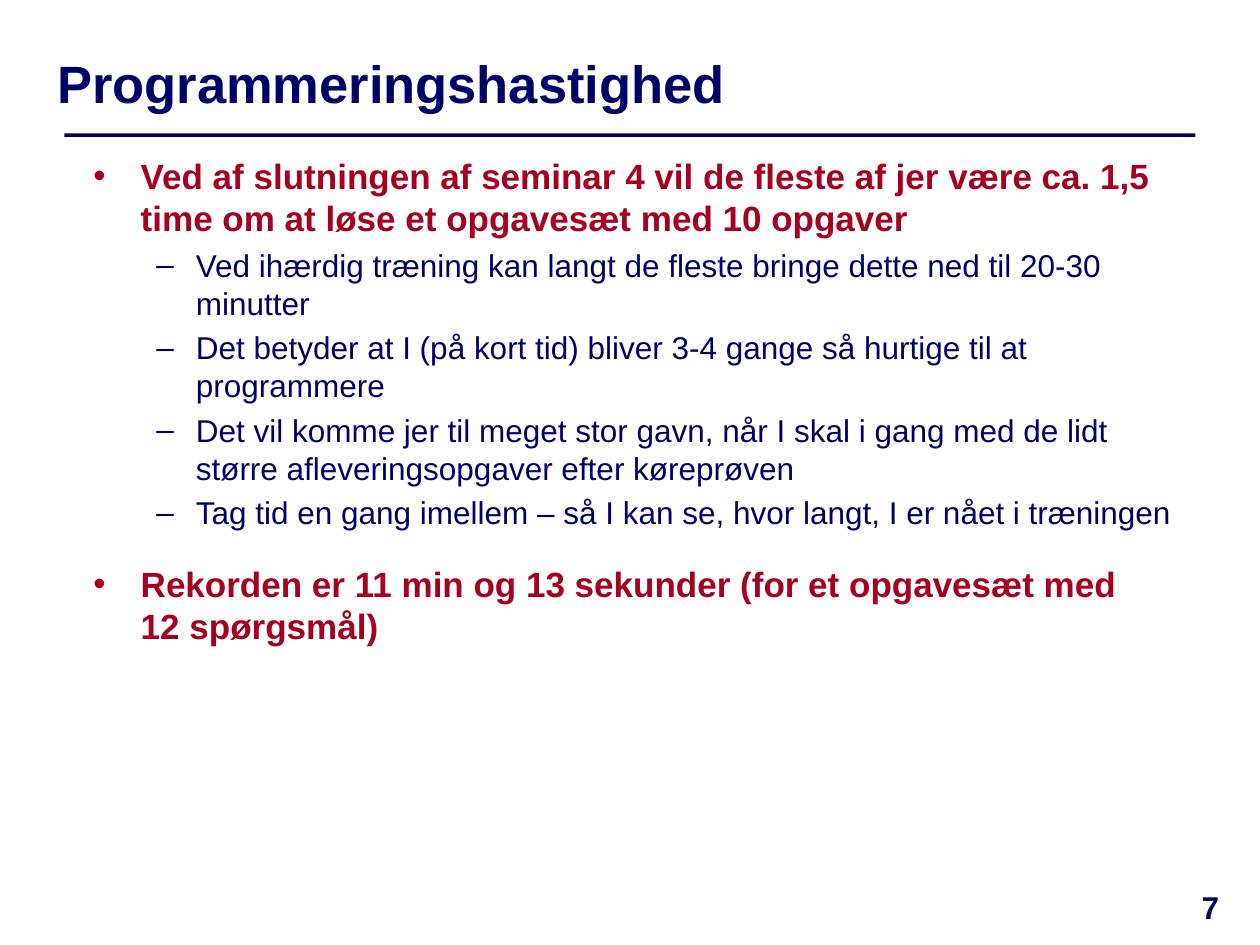
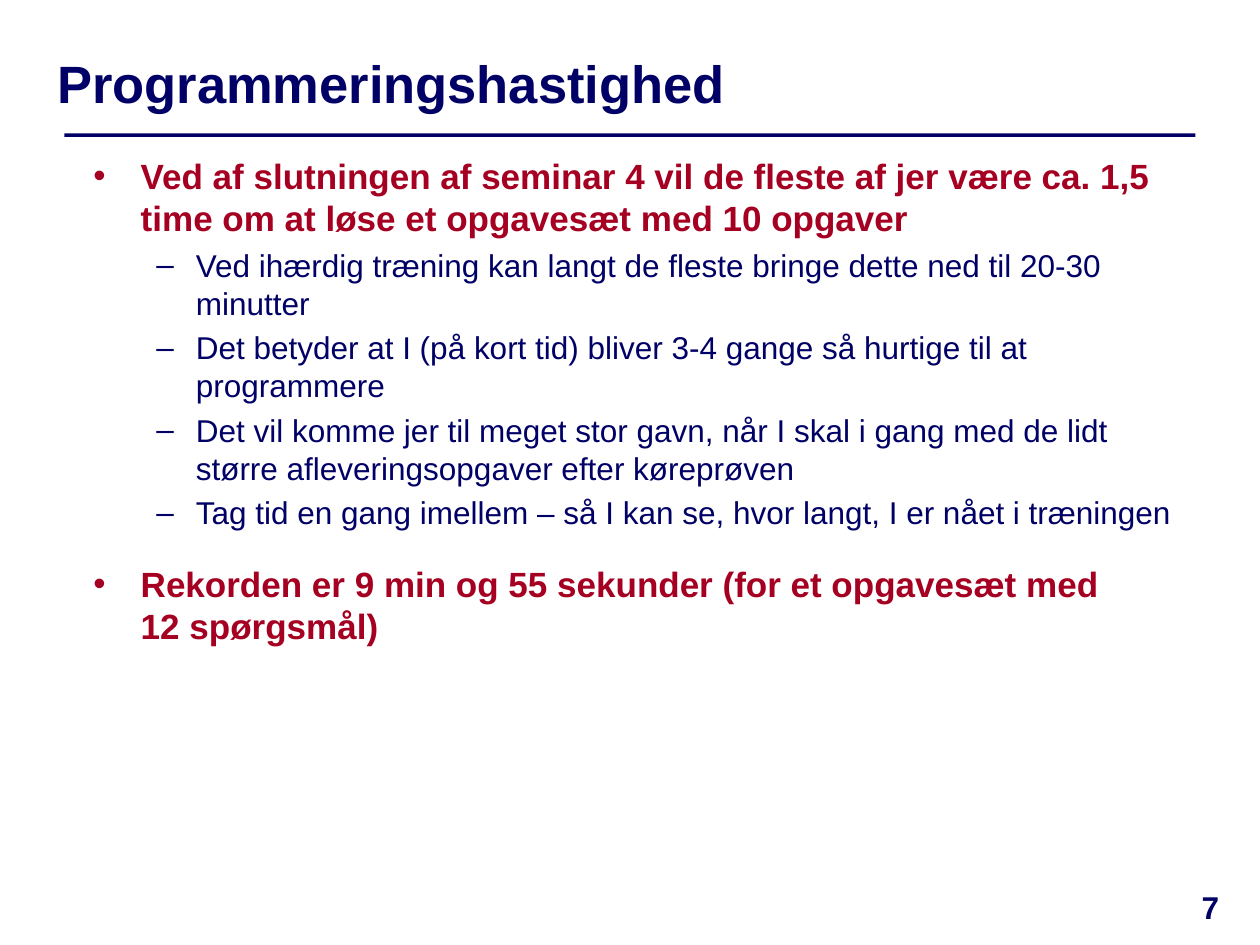
Before and after one commit to IntProgAU/Materiale, a slide deck: slide 7 of web/g24/status/Køreprøven.pptx. Drawn at 1260x945 pixels with LibreOffice and Linux fonts; fonts in the diff are those of the drawing. Boxes give left, top, right and bottom in pixels: in the first picture for what was removed or moved away, otherwise in the second. Text is boxed around its words. In the diff, an @@ line names an element or a change of style, - is before the commit and + after.

```diff
--- a/web/g24/status/Køreprøven.pptx
+++ b/web/g24/status/Køreprøven.pptx
@@ text at (141,571,1098,646): text changed @@
-  • Rekorden er 11 min og 13 sekunder (for et opgavesæt med
-    12 spørgsmål)
+  • Rekorden er 9 min og 55 sekunder (for et opgavesæt med
+    12 spørgsmål)
```
Also in this commit, not shown: 2 other slides changed.
